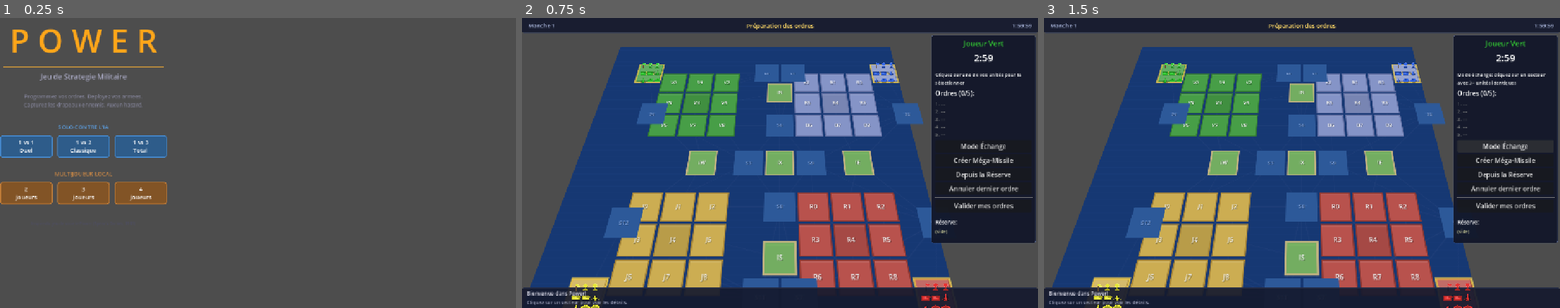
Above: before the commit, frames 1-3 (left to right).
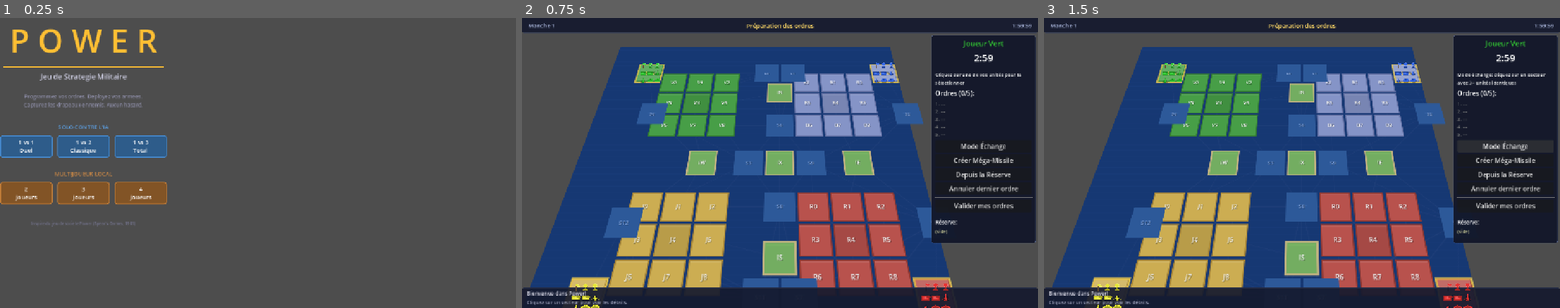
Above: after the commit, the same moments.

Repository: Njko/power_the_game
Game: Godot game, scene res://scenes/main.tscn
Same seed, same stepped clock (60 frames per second), same inputs: the game is played once before the commit and once after it.
Inputs:
- Up to frame 1 (0.25 s): no input
- Up to frame 2 (0.75 s): click "1 vs 1 Duel" at 0.5 s
- Up to frame 3 (1.5 s): click "Mode Échange" at 1.25 s

The runs differ from the first frame. In frame 1, 0.7% of the frame differs, in the area x 0-32%, y 4-72%; in frame 2, nothing differs; in frame 3, nothing differs.

Commit message:
polish: unify title screen colors with new palette

Diff:
--- a/scripts/ui/title_screen.gd
+++ b/scripts/ui/title_screen.gd
@@ -34,12 +34,12 @@
 	title.text = "P O W E R"
 	title.horizontal_alignment = HORIZONTAL_ALIGNMENT_CENTER
 	title.add_theme_font_size_override("font_size", 80)
-	title.add_theme_color_override("font_color", Color(1.0, 0.65, 0.1))
+	title.add_theme_color_override("font_color", Color(1.0, 0.75, 0.2))
 	vbox.add_child(title)
 
 	# Ligne dorée
 	var line := ColorRect.new()
-	line.color = Color(1.0, 0.7, 0.2, 0.6)
+	line.color = Color(1.0, 0.75, 0.2)
 	line.custom_minimum_size = Vector2(400, 2)
 	var line_center := CenterContainer.new()
 	line_center.add_child(line)
@@ -50,7 +50,7 @@
 	subtitle.text = "Jeu de Strategie Militaire"
 	subtitle.horizontal_alignment = HORIZONTAL_ALIGNMENT_CENTER
 	subtitle.add_theme_font_size_override("font_size", 18)
-	subtitle.add_theme_color_override("font_color", Color(0.65, 0.65, 0.75))
+	subtitle.add_theme_color_override("font_color", Color(0.80, 0.80, 0.88))
 	vbox.add_child(subtitle)
 
 	_add_spacer(vbox, 8)
@@ -60,7 +60,7 @@
 	desc.text = "Programmez vos ordres. Deployez vos armees.\nCapturez les drapeaux ennemis. Aucun hasard."
 	desc.horizontal_alignment = HORIZONTAL_ALIGNMENT_CENTER
 	desc.add_theme_font_size_override("font_size", 13)
-	desc.add_theme_color_override("font_color", Color(0.50, 0.50, 0.58))
+	desc.add_theme_color_override("font_color", Color(0.55, 0.55, 0.65))
 	vbox.add_child(desc)
 
 	_add_spacer(vbox, 16)
@@ -98,7 +98,7 @@
 	credits.text = "Inspire du jeu de societe Power (Spear's Games, 1981)"
 	credits.horizontal_alignment = HORIZONTAL_ALIGNMENT_CENTER
 	credits.add_theme_font_size_override("font_size", 10)
-	credits.add_theme_color_override("font_color", Color(0.3, 0.3, 0.38))
+	credits.add_theme_color_override("font_color", Color(0.45, 0.45, 0.55))
 	vbox.add_child(credits)
 
 func _add_spacer(parent: Control, height: float) -> void:
